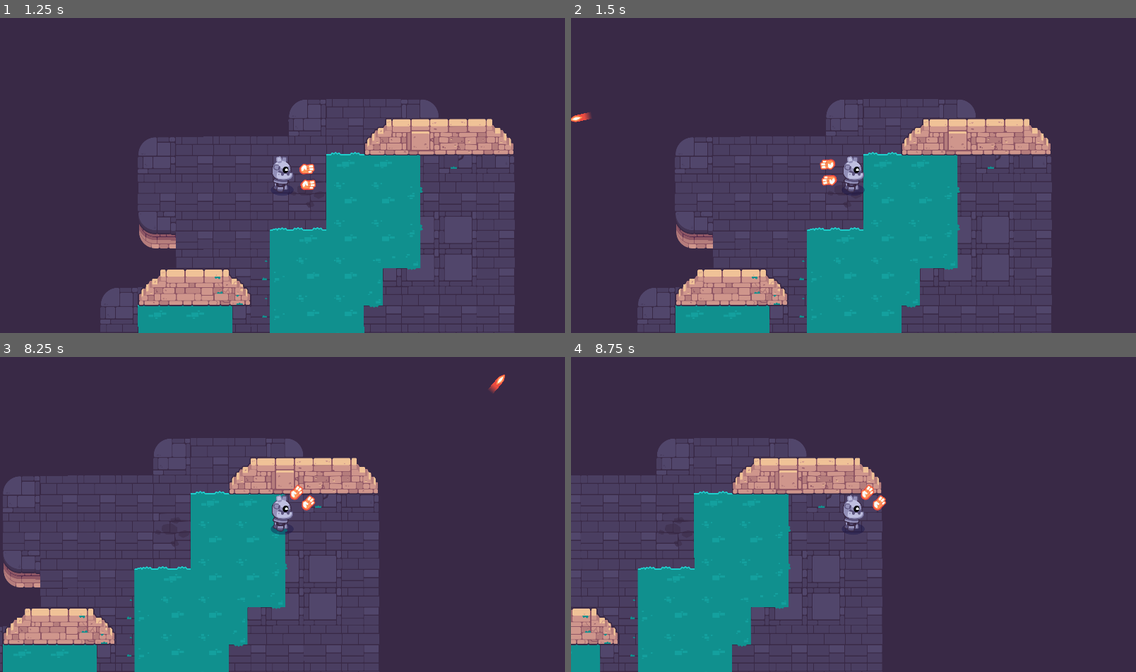
Above: before the commit, frames 1-4 (two rows, left to right).
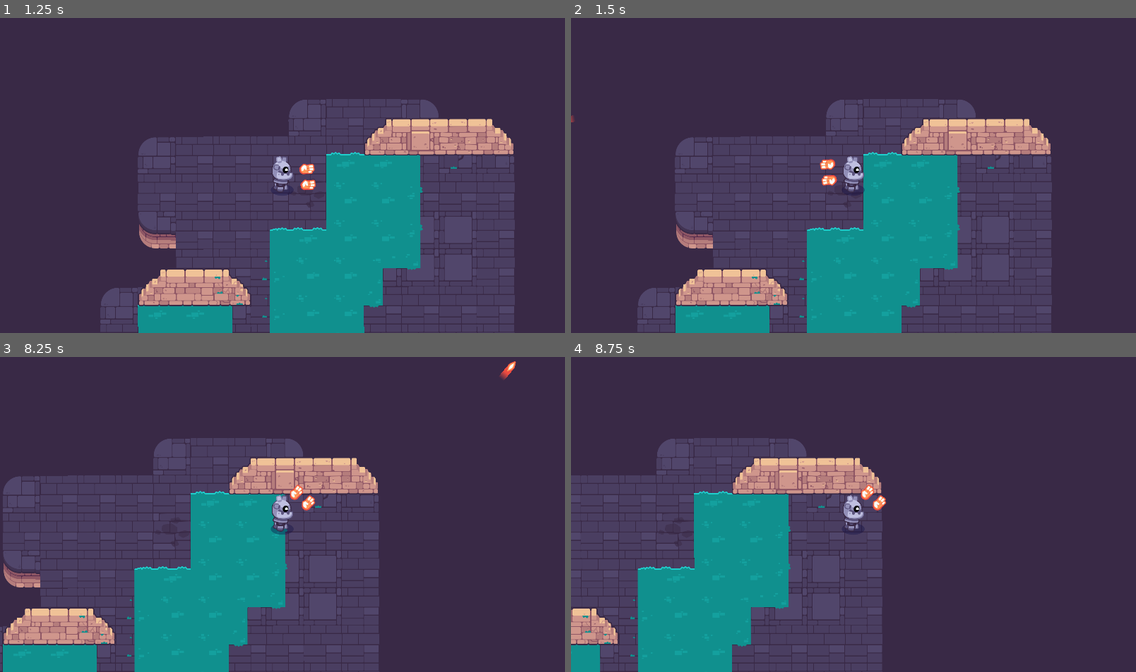
Above: after the commit, the same moments.

Repository: yokitann/Path-of-Sorcerers-Game-
Game: Godot game, scene res://game.tscn
Same seed, same stepped clock (60 frames per second), same inputs: the game is played once before the commit and once after it. The project has no main scene, so this scene is started directly.
Inputs (mouse positions are in pixels of both pictures, inside the frame that each line leads up to):
- Up to frame 1 (1.25 s): tap Enter (ui_accept) at 0.5, 0.6, 0.77, 1.07 s; move the mouse to (406, 159) at 0.52 s; hold Right (move_right) from 0.53 s (still down); click (406, 159) at 0.67 s
- Up to frame 2 (1.5 s): keep holding Right (move_right); move the mouse to (740, 191) at 1.27 s; tap Space (shoot) at 1.35 s
- Up to frame 3 (8.25 s): tap Enter (ui_accept) at 1.52, 1.55, 1.82, 2.3, 2.85, 3.02, 3.32, 3.77, 3.8, 4.07, 4.52, 4.55, 4.82, 5.1, 6.02, 6.05, 6.32, 6.77, 6.8, 7.07, 7.35, 7.52, 7.82 s; move the mouse to (339, 445) at 2.02 s; release Right (move_right) at 2.03 s; hold Left (move_left) 2.03-2.78 s; tap Z at 2.1, 4.35, 6.6 s; move the mouse to (254, 577) at 2.77 s; hold Right (move_right) 2.78-4.28 s; click (254, 577) at 2.92 s; move the mouse to (452, 561) at 3.52 s; tap Space (shoot) at 3.6, 5.85, 8.1 s; move the mouse to (113, 467) at 4.27 s; hold Left (move_left) 4.28-5.03 s; move the mouse to (310, 514) at 5.02 s; hold Right (move_right) 5.03-5.78 s; click (310, 514) at 5.17 s; move the mouse to (197, 432) at 5.77 s; hold Left (move_left) 5.78-7.28 s; move the mouse to (406, 498) at 6.52 s; move the mouse to (169, 530) at 7.27 s; hold Right (move_right) from 7.28 s (still down); click (169, 530) at 7.42 s; move the mouse to (339, 445) at 8.02 s
- Up to frame 4 (8.75 s): keep holding Right (move_right); tap Enter (ui_accept) at 8.3 s

Frame 1 is identical in both runs. In frame 2, less than 0.1% of the frame differs, in the area x 0-4%, y 29-34%; in frame 3, 0.1%, in the area x 86-92%, y 1-12%; in frame 4, nothing differs.

Commit message:
L8 pt 1
L7 needs fixing

Diff:
--- a/M10.twin_stick_workbook/bullet.tscn
+++ b/M10.twin_stick_workbook/bullet.tscn
@@ -8,7 +8,7 @@
 size = Vector2(43, 20)
 
 [node name="Bullet" type="Area2D"]
-position = Vector2(625, 412)
+position = Vector2(10, 0)
 script = ExtResource("1_mfmgw")
 
 [node name="CollisionShape2D" type="CollisionShape2D" parent="."]
--- /dev/null
+++ b/M10.twin_stick_workbook/mob.gd
@@ -0,0 +1,26 @@
+extends CharacterBody2D
+
+var _player: Player = null
+
+const SPEED = 300.0
+const JUMP_VELOCITY = -400.0
+
+
+func _physics_process(delta: float) -> void:
+	# Add the gravity.
+	if not is_on_floor():
+		velocity += get_gravity() * delta
+
+	# Handle jump.
+	if Input.is_action_just_pressed("ui_accept") and is_on_floor():
+		velocity.y = JUMP_VELOCITY
+
+	# Get the input direction and handle the movement/deceleration.
+	# As good practice, you should replace UI actions with custom gameplay actions.
+	var direction := Input.get_axis("ui_left", "ui_right")
+	if direction:
+		velocity.x = direction * SPEED
+	else:
+		velocity.x = move_toward(velocity.x, 0, SPEED)
+
+	move_and_slide()
--- /dev/null
+++ b/M10.twin_stick_workbook/mob.tscn
@@ -0,0 +1,29 @@
+[gd_scene load_steps=5 format=3 uid="uid://i1dgp7566ecs"]
+
+[ext_resource type="Script" path="res://mob.gd" id="1_hk28e"]
+[ext_resource type="Texture2D" uid="uid://nohjoiah3jgr" path="res://mobs/sword_inactive.png" id="1_i1v38"]
+
+[sub_resource type="CircleShape2D" id="CircleShape2D_5x5wk"]
+radius = 101.514
+
+[sub_resource type="CapsuleShape2D" id="CapsuleShape2D_vxl3e"]
+radius = 16.0165
+height = 91.9624
+
+[node name="Mob" type="CharacterBody2D"]
+motion_mode = 1
+script = ExtResource("1_hk28e")
+
+[node name="Area2D" type="Area2D" parent="."]
+
+[node name="CollisionShape2D" type="CollisionShape2D" parent="Area2D"]
+rotation = -1.55237
+shape = SubResource("CircleShape2D_5x5wk")
+
+[node name="Sprite2D" type="Sprite2D" parent="."]
+texture = ExtResource("1_i1v38")
+
+[node name="CollisionShape2D" type="CollisionShape2D" parent="."]
+position = Vector2(5, -1)
+rotation = -1.60374
+shape = SubResource("CapsuleShape2D_vxl3e")
--- a/M10.twin_stick_workbook/weapon.gd
+++ b/M10.twin_stick_workbook/weapon.gd
@@ -2,9 +2,9 @@
 
 @export var bullet_scene : PackedScene = preload("res://bullet.tscn")
 
-@export_range (0.0, 360.0, 1.0, "radians_as_degree") var random_range := PI / 10.0
-@export_range (200.0, 1000.0, 1.0) var maximum_range := 1200.0
-@export_range (200.0, 2000.0, 1.0) var bullet_speed := 1500.0
+@export_range (0.0, 360.0, 1.0, "radians_as_degree") var random_range := PI / 12.0
+@export_range (200.0, 1000.0, 1.0) var maximum_range := 25000.0
+@export_range (200.0, 2500.0, 1.0) var bullet_speed := 2000.0
 
 func shoot():
 	var bullet: Node = bullet_scene.instantiate()
